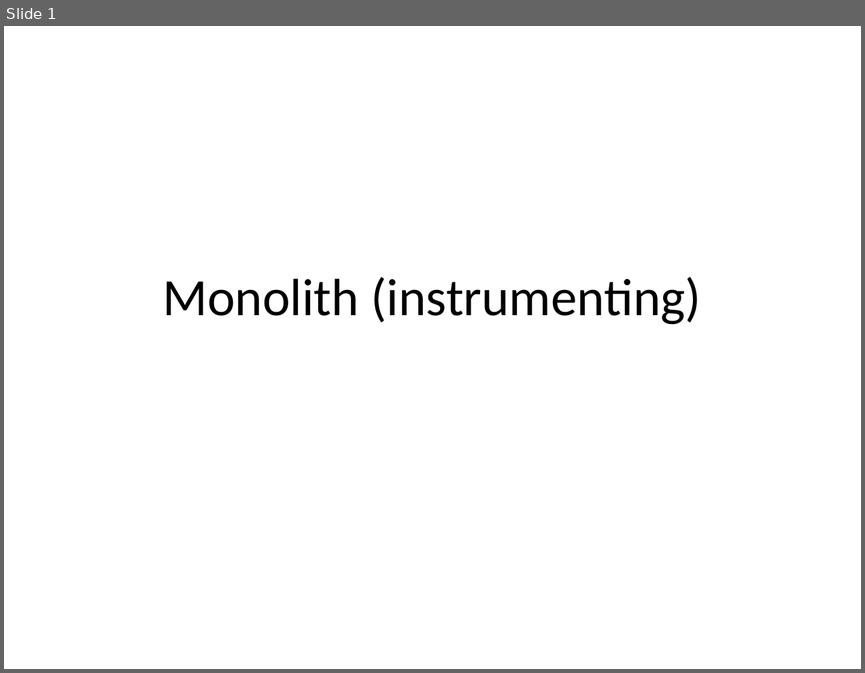
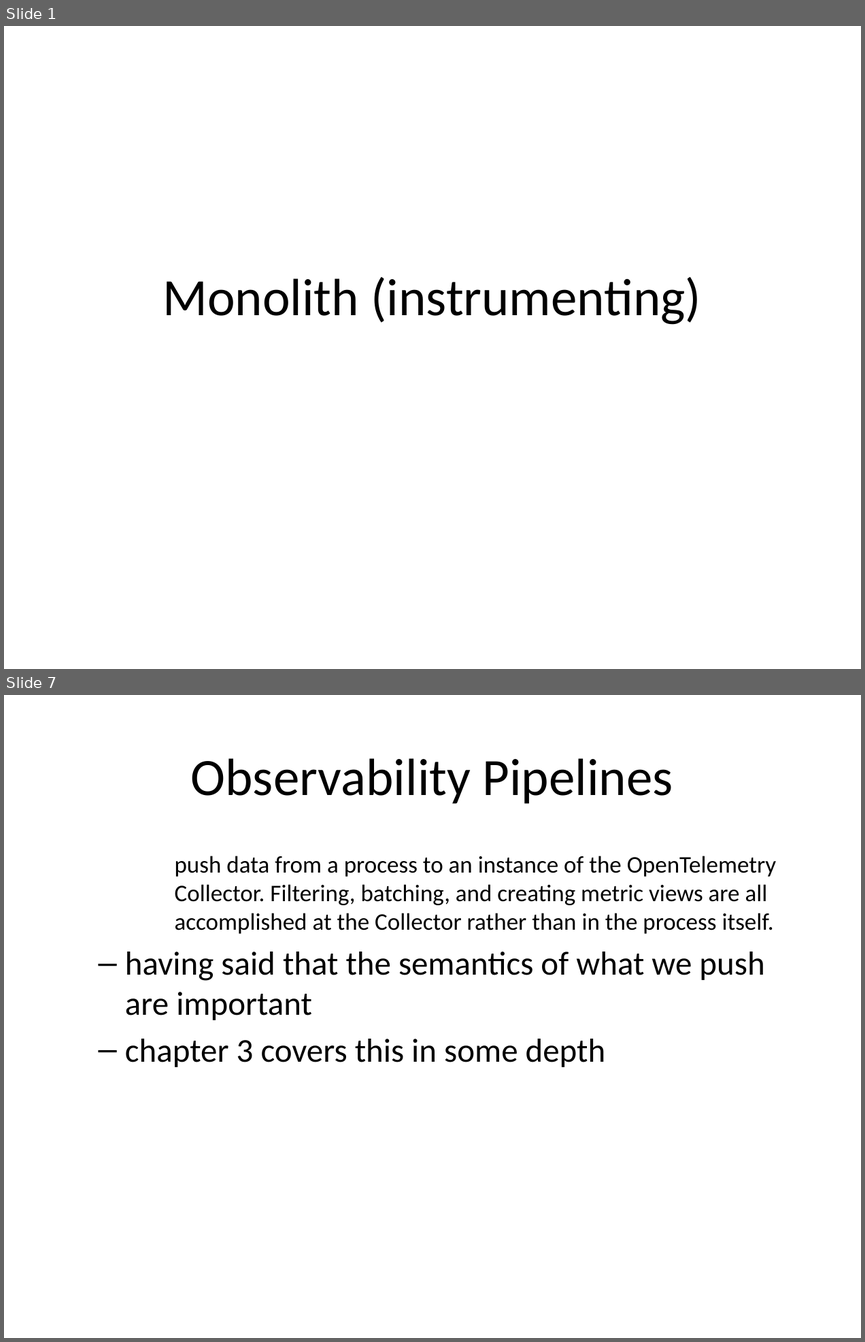
Before and after one commit to rhildred/INFO8985, a slide deck: monolith_instrumenting/slides.pptx. Shown one above the other, each under a label of ours: slide 1 before the commit, slides 1 and 7 after it; the slides between them are not shown. The pictures are 865x673 and 865x1342 pixels, drawn with LibreOffice and Linux fonts; fonts in the diff are those of the drawing. Boxes give left, top, right and bottom in pixels: in the first picture for what was removed or moved away, otherwise in the second. Text is boxed around its words. In the diff, an @@ line names an element or a change of style, - is before the commit and + after.

```diff
--- a/monolith_instrumenting/slides.pptx
+++ b/monolith_instrumenting/slides.pptx
@@ slide 7 added at (4, 695, 861, 1338), background #FFFFFF @@
@@ title added at (191, 758, 673, 804), 44 pt, text #000000 @@
+Observability Pipelines
@@ text added at (125, 855, 776, 1067), 20 pt, text #000000 @@
+push data from a process to an instance of the OpenTelemetry Collector. Filtering, batching, and creating metric views are all accomplished at the Collector rather than in the process itself.
+  – having said that the semantics of what we push are important
+  – chapter 3 covers this in some depth
```
Also in this commit, not shown: 1 slide changed, 8 other slides added, 13 other files.
